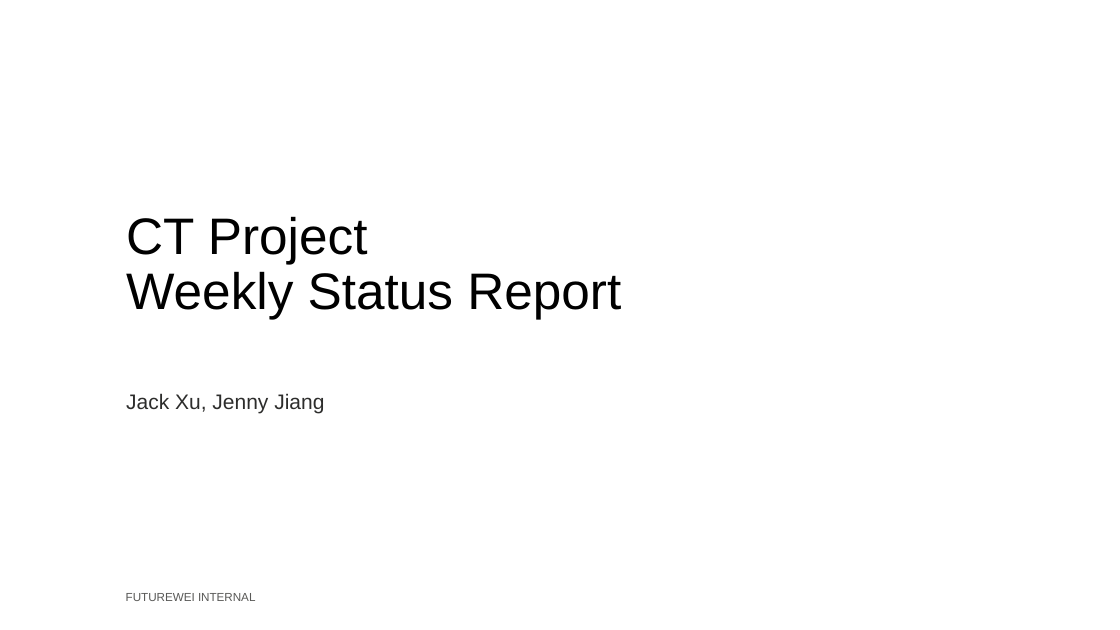
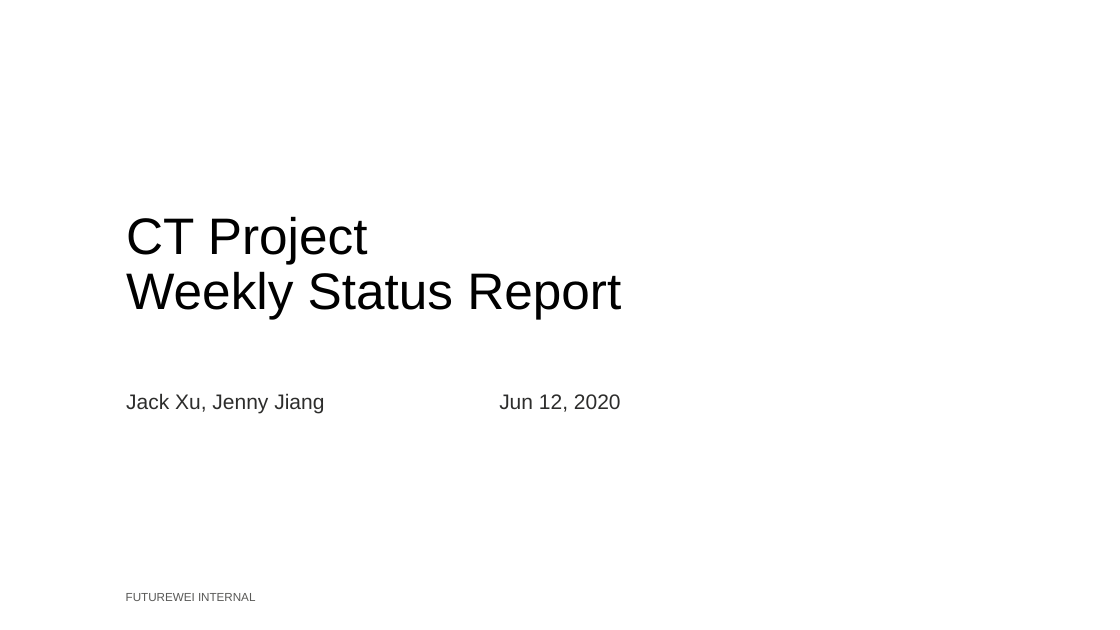
Before and after one commit to JackXu0/Contact_Tracing, a slide deck: slide 1 of Week2 Pre/CT Project Weekly Status Report.pptx. Drawn at 1120x630 pixels with LibreOffice and Linux fonts; fonts in the diff are those of the drawing; background and template pictures are left out. Boxes give left, top, right and bottom in pixels: in the first picture for what was removed or moved away, otherwise in the second. Text is boxed around its words. In the diff, an @@ line names an element or a change of style, - is before the commit and + after.

```diff
--- a/Week2 Pre/CT Project Weekly Status Report.pptx
+++ b/Week2 Pre/CT Project Weekly Status Report.pptx
@@ subtitle at <box>126,393,621,413</box>: text changed @@
-Jack Xu, Jenny Jiang
+Jack Xu, Jenny Jiang Jun 12, 2020
```
Also in this commit, not shown: 2 other slides changed.
